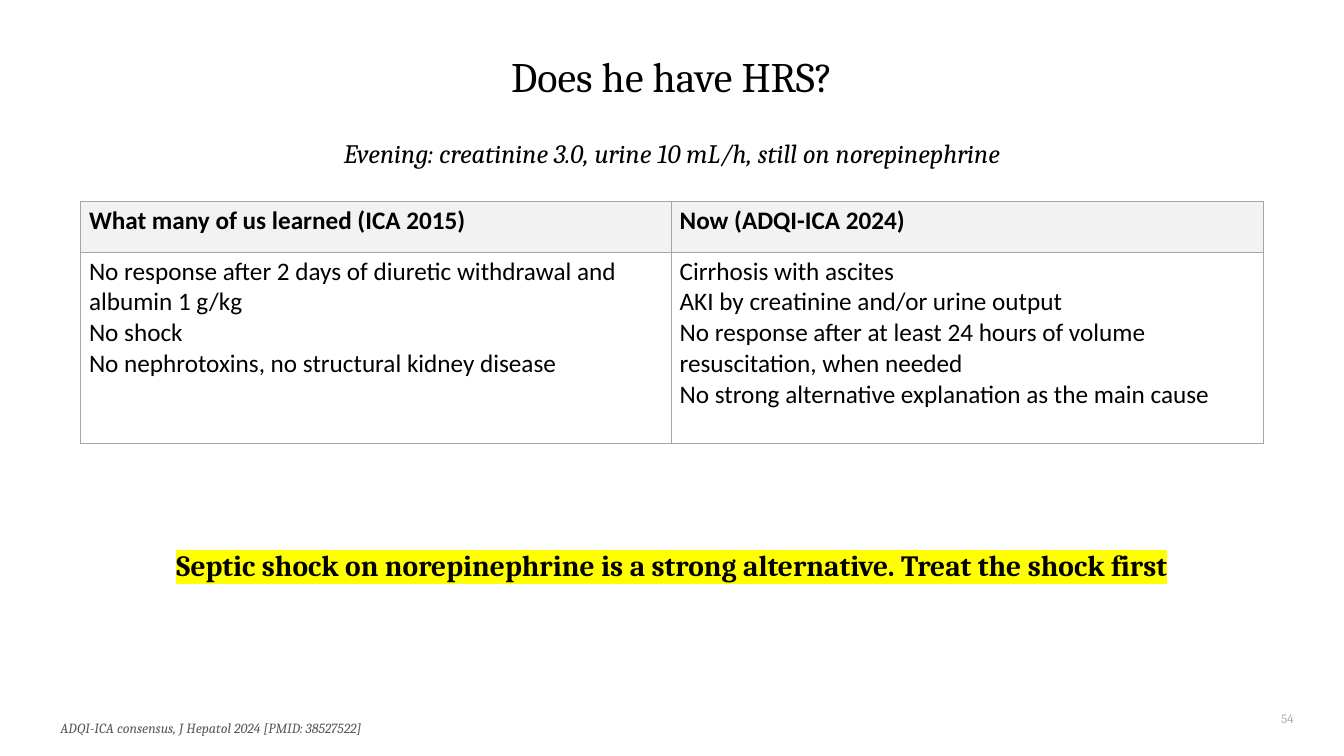
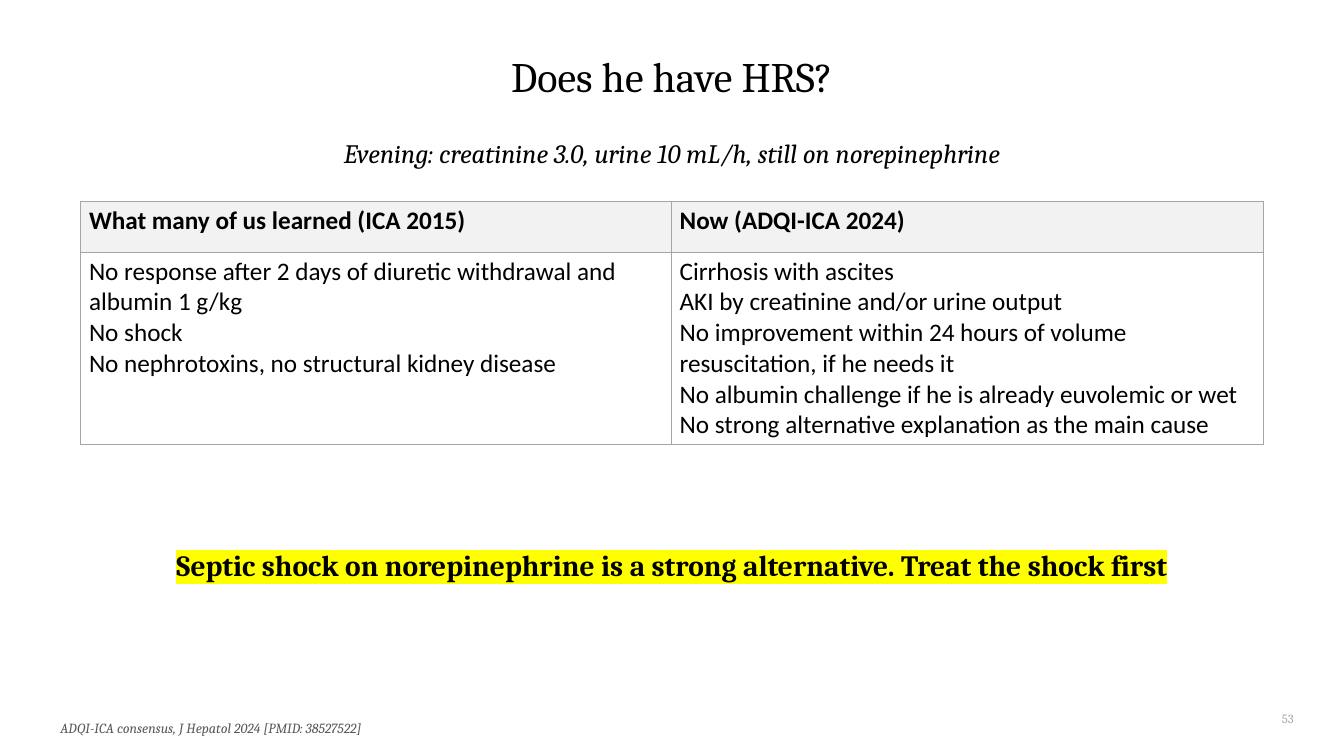
Before and after one commit to qaddodi/mohammad-almeqdadi-lectures, a slide deck: slide 53 of lectures/acute-liver-failure-aclf-in-icu/ALF and ACLF in the ICU.pptx (slide 54 before the commit). Drawn at 1344x756 pixels with LibreOffice and Linux fonts; fonts in the diff are those of the drawing. Boxes give left, top, right and bottom in pixels: in the first picture for what was removed or moved away, otherwise in the second. Text is boxed around its words. In the diff, an @@ line names an element or a change of style, - is before the commit and + after.

```diff
--- a/lectures/acute-liver-failure-aclf-in-icu/ALF and ACLF in the ICU.pptx
+++ b/lectures/acute-liver-failure-aclf-in-icu/ALF and ACLF in the ICU.pptx
@@ table at <box>81,202,1263,442</box> @@
-row 2, column 2: Cirrhosis with ascites / AKI by creatinine and/or urine output / No response after at least 24 hours of volume resuscitation, when needed / No strong alternative explanation as the main cause
+row 2, column 2: Cirrhosis with ascites / AKI by creatinine and/or urine output / No improvement within 24 hours of volume resuscitation, if he needs it / No albumin challenge if he is already euvolemic or wet / No strong alternative explanation as the main cause
@@ page number at <box>1282,715,1294,723</box>: text changed @@
-54
+53
```
Also in this commit, not shown: 33 other slides changed, 5 slides added, 1 slide removed, 2 other files.
